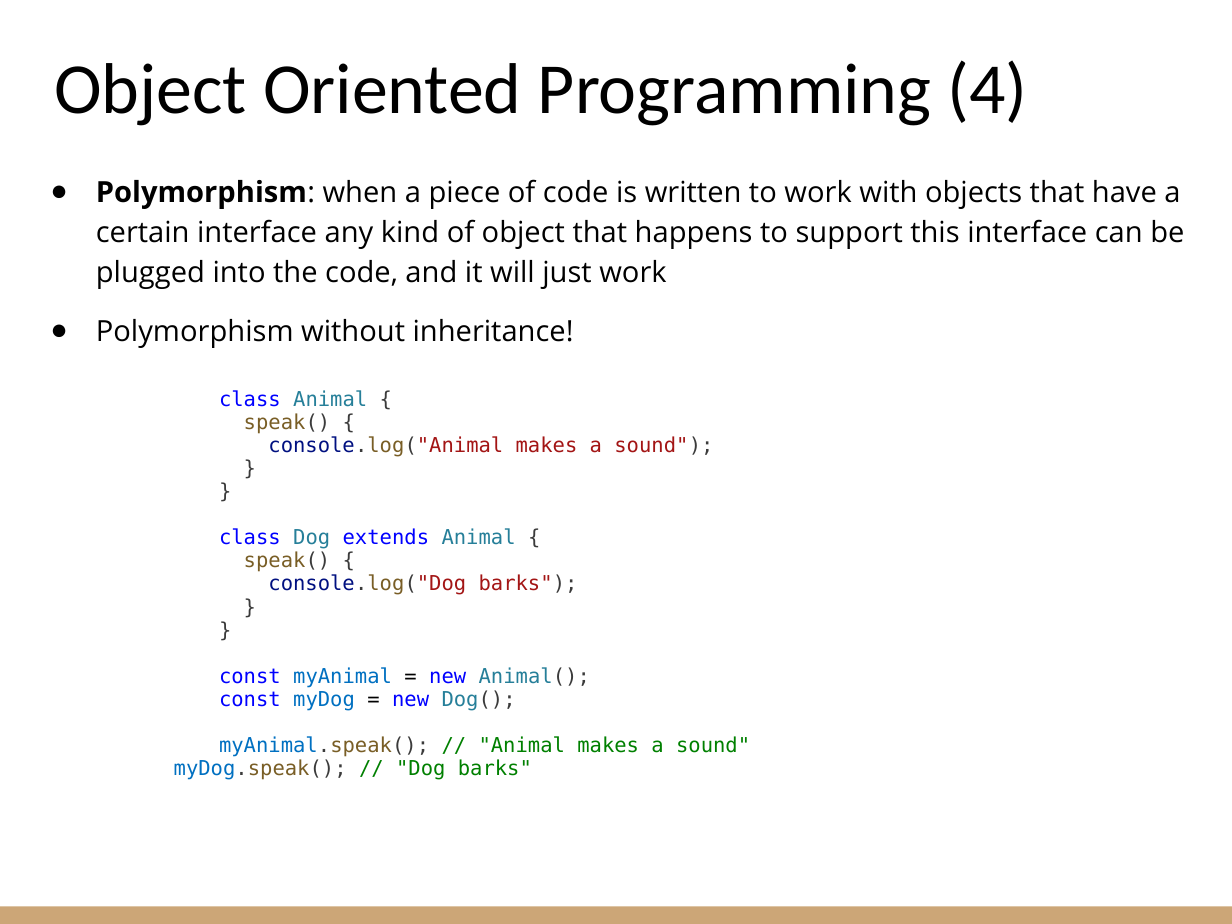
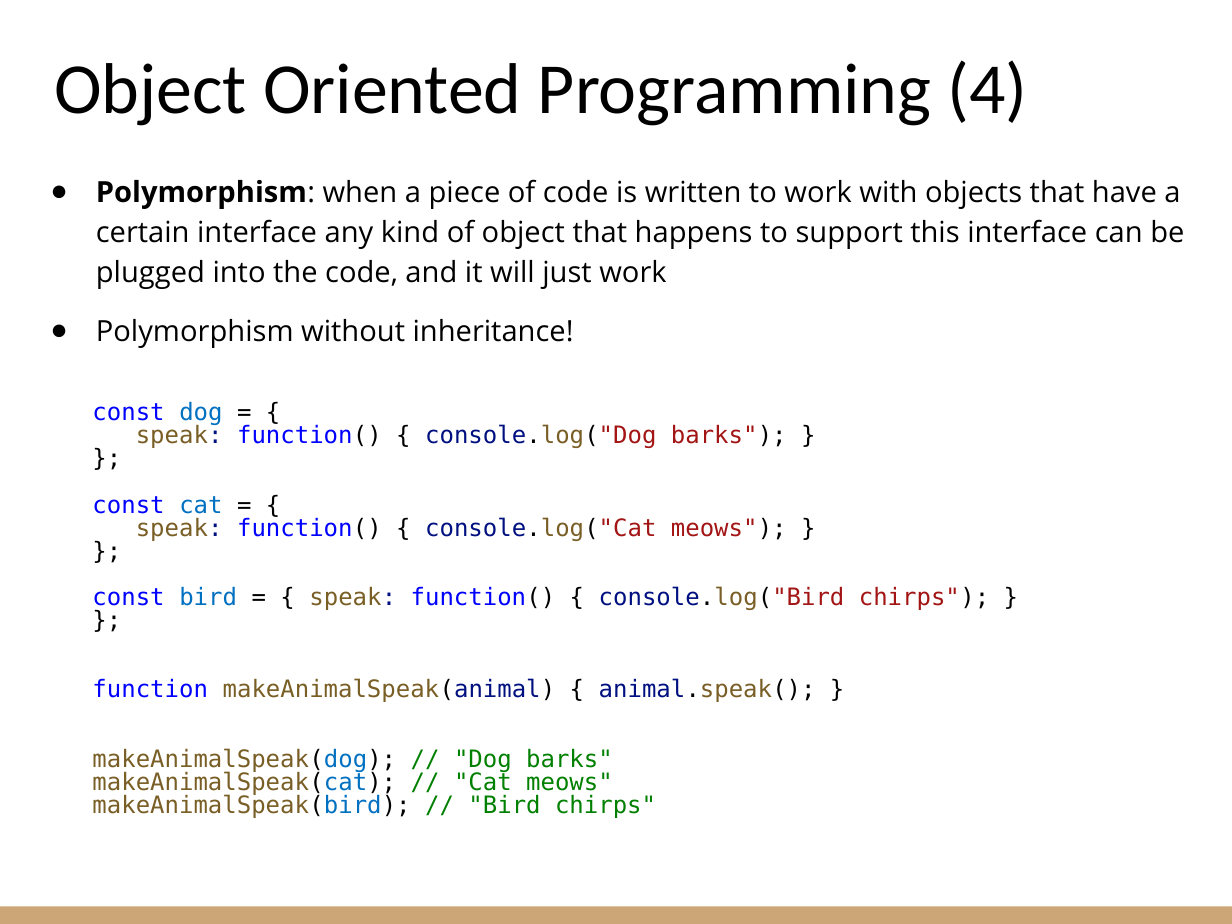
Before and after one commit to riccardoberta/makers, a slide deck: slide 23 of 04 - JavaScript/slides.pptx. Drawn at 1232x924 pixels with LibreOffice and Linux fonts; fonts in the diff are those of the drawing. Boxes give left, top, right and bottom in pixels: in the first picture for what was removed or moved away, otherwise in the second. Text is boxed around its words. In the diff, an @@ line names an element or a change of style, - is before the commit and + after.

```diff
--- a/04 - JavaScript/slides.pptx
+++ b/04 - JavaScript/slides.pptx
@@ text added at box(92, 401, 989, 818), 14 pt, text #795E26 @@
+const dog = {
+speak: function() { console.log("Dog barks"); }
+};
+const cat = {
+speak: function() { console.log("Cat meows"); }
+};
+const bird = { speak: function() { console.log("Bird chirps"); }
+};
+function makeAnimalSpeak(animal) { animal.speak(); }
+makeAnimalSpeak(dog); // "Dog barks"
+makeAnimalSpeak(cat); // "Cat meows"
+makeAnimalSpeak(bird); // "Bird chirps"
@@ text at box(174, 390, 750, 780): paragraphs removed @@
-class Animal {
-speak() {
-console.log("Animal makes a sound");
-}
-}
-class Dog extends Animal {
-speak() {
-console.log("Dog barks");
-}
-}
-const myAnimal = new Animal();
-const myDog = new Dog();
-myAnimal.speak(); // "Animal makes a sound"
-myDog.speak(); // "Dog barks"
```
Also in this commit, not shown: 7 other slides changed, 7 other files.
